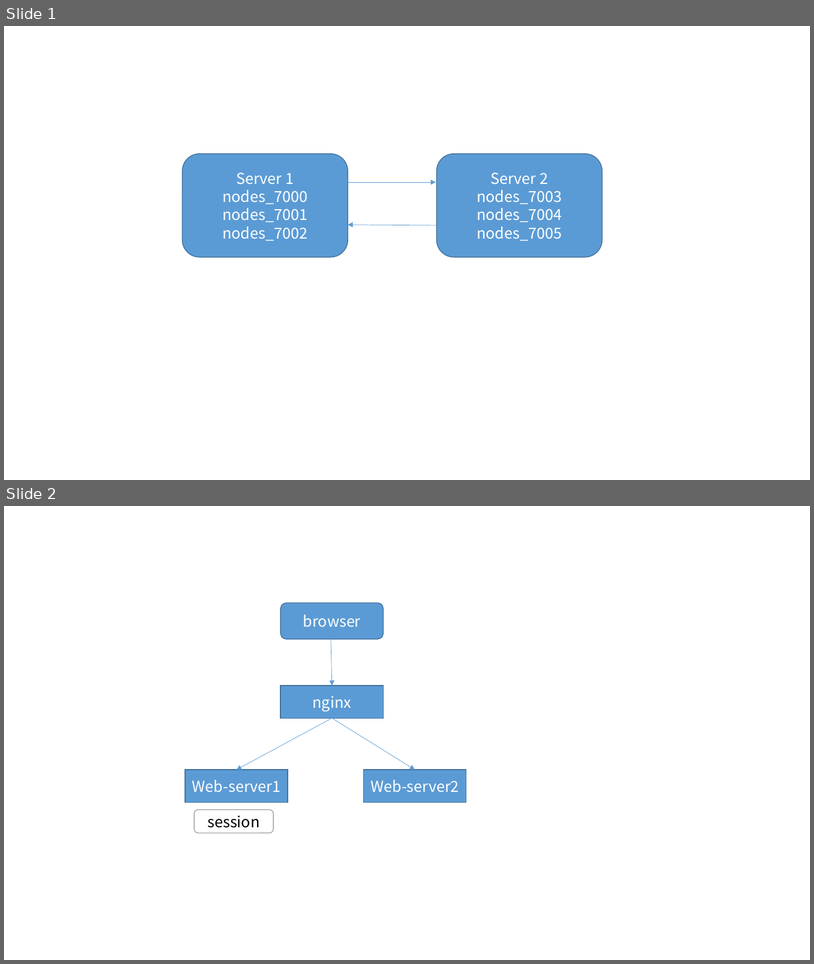
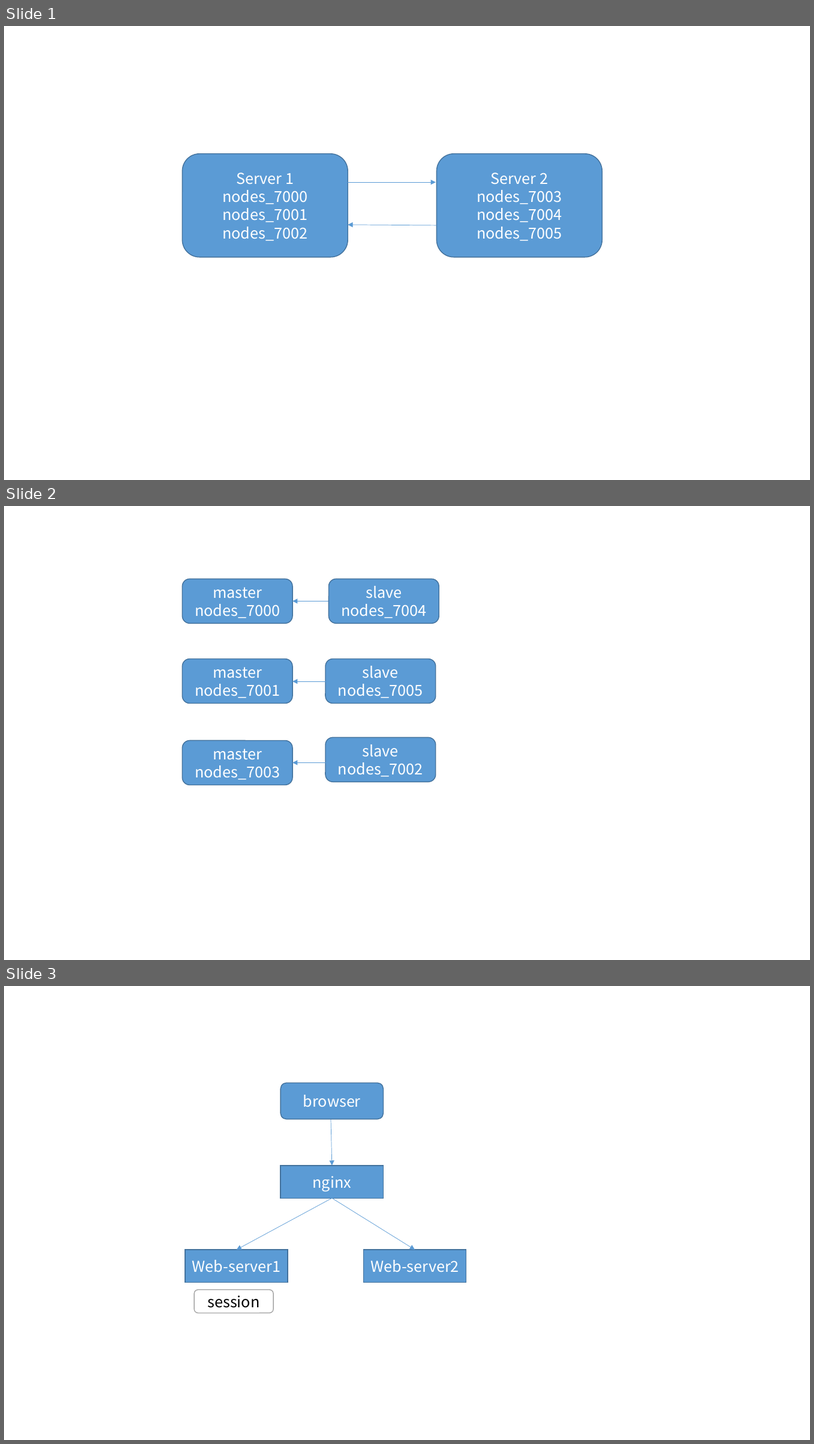
Before and after one commit to cxinping/Redis, a slide deck: Tools/redis架构图.pptx. Shown one above the other, each under a label of ours: slides 1 and 2 before the commit, slides 1, 2 and 3 after it. The pictures are 814x964 and 814x1444 pixels, drawn with LibreOffice and Linux fonts; fonts in the diff are those of the drawing. Boxes give left, top, right and bottom in pixels: in the first picture for what was removed or moved away, otherwise in the second. Text is boxed around its words. In the diff, an @@ line names an element or a change of style, - is before the commit and + after.

Commit message:
Redis集群

```diff
--- a/Tools/redis架构图.pptx
+++ b/Tools/redis架构图.pptx
@@ slide 2 added at (x1=4, y1=506, x2=810, y2=960), background #FFFFFF @@
@@ rounded rectangle added at (x1=182, y1=579, x2=293, y2=623), fill #5B9BD5, outline #43739E 1 pt, 18 pt, text #FFFFFF @@
+master
+nodes_7000
@@ rounded rectangle added at (x1=329, y1=579, x2=439, y2=623), fill #5B9BD5, outline #43739E 1 pt, 18 pt, text #FFFFFF @@
+slave
+nodes_7004
@@ arrow added from (329, 601) to (293, 601), #5B9BD5 0.5 pt @@
@@ rounded rectangle added at (x1=182, y1=659, x2=293, y2=703), fill #5B9BD5, outline #43739E 1 pt, 18 pt, text #FFFFFF @@
+master
+nodes_7001
@@ rounded rectangle added at (x1=326, y1=659, x2=436, y2=703), fill #5B9BD5, outline #43739E 1 pt, 18 pt, text #FFFFFF @@
+slave
+nodes_7005
@@ arrow added from (329, 681) to (293, 681), #5B9BD5 0.5 pt @@
@@ rounded rectangle added at (x1=326, y1=737, x2=436, y2=781), fill #5B9BD5, outline #43739E 1 pt, 18 pt, text #FFFFFF @@
+slave
+nodes_7002
@@ rounded rectangle added at (x1=182, y1=740, x2=293, y2=784), fill #5B9BD5, outline #43739E 1 pt, 18 pt, text #FFFFFF @@
+master
+nodes_7003
@@ arrow added from (329, 762) to (293, 762), #5B9BD5 0.5 pt @@
@@ what was slide 2 is now slide 3 @@
```
